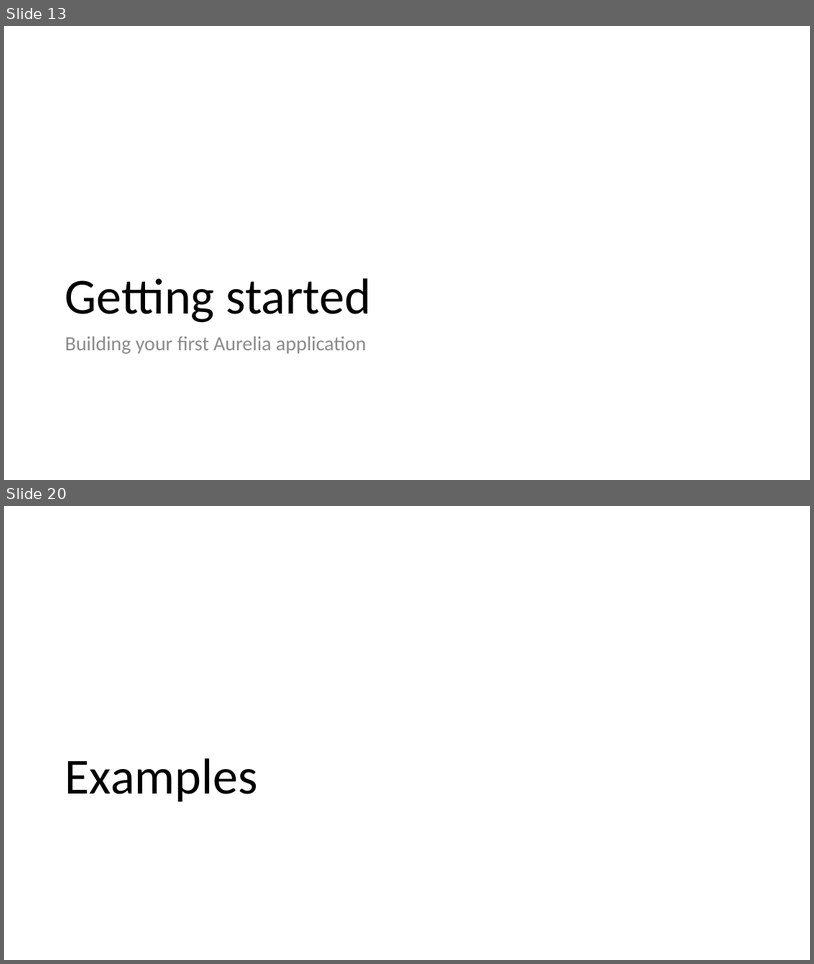
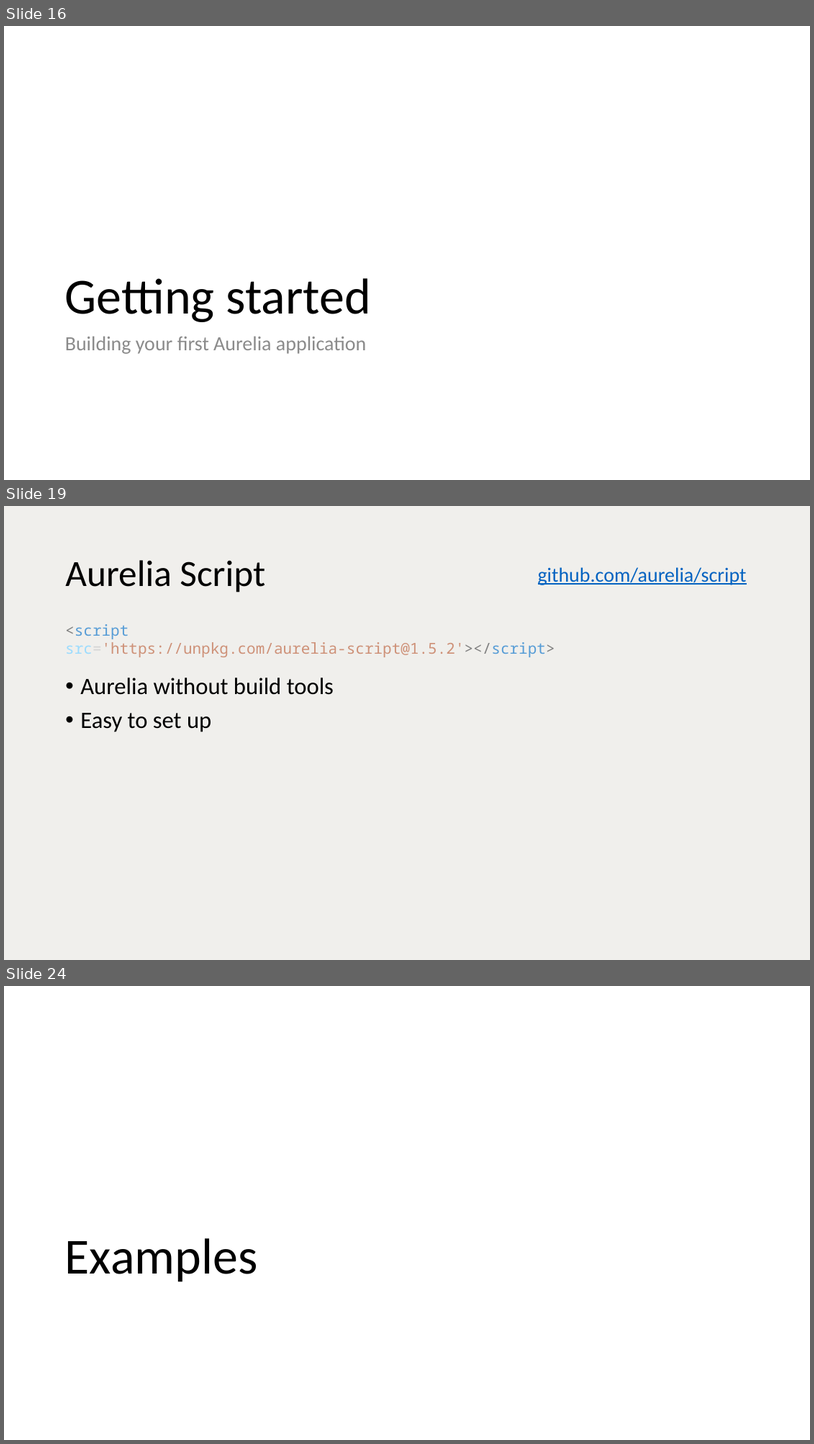
Before and after one commit to vuorinem/ADNUGTalk, a slide deck: Aurelia.pptm. Shown one above the other, each under a label of ours: slides 13 and 20 before the commit, slides 16, 19 and 24 after it; the slides between them are not shown. The pictures are 814x964 and 814x1444 pixels, drawn with LibreOffice and Linux fonts; fonts in the diff are those of the drawing. Boxes give left, top, right and bottom in pixels: in the first picture for what was removed or moved away, otherwise in the second. Text is boxed around its words. In the diff, an @@ line names an element or a change of style, - is before the commit and + after.

```diff
--- a/Aurelia.pptm
+++ b/Aurelia.pptm
@@ slide 19 added at [4,506,810,960], background #F0EFEC @@
@@ title added at [65,560,265,592], 44 pt, text #000000 @@
+Aurelia Script
@@ text added at [538,567,747,585], 24 pt, text #0563C1, underline @@
+github.com/aurelia/script
@@ text added at [65,624,555,657], 18 pt, text #CE9178 @@
+<script src='https://unpkg.com/aurelia-script@1.5.2'></script>
@@ text added at [80,677,334,732], 28 pt, text #000000 @@
+• Aurelia without build tools
+• Easy to set up
@@ what was slide 13 is now slide 16 @@
@@ what was slide 20 is now slide 24 @@
```
Also in this commit, not shown: 19 slides changed, 6 other slides added, 5 slides removed.
